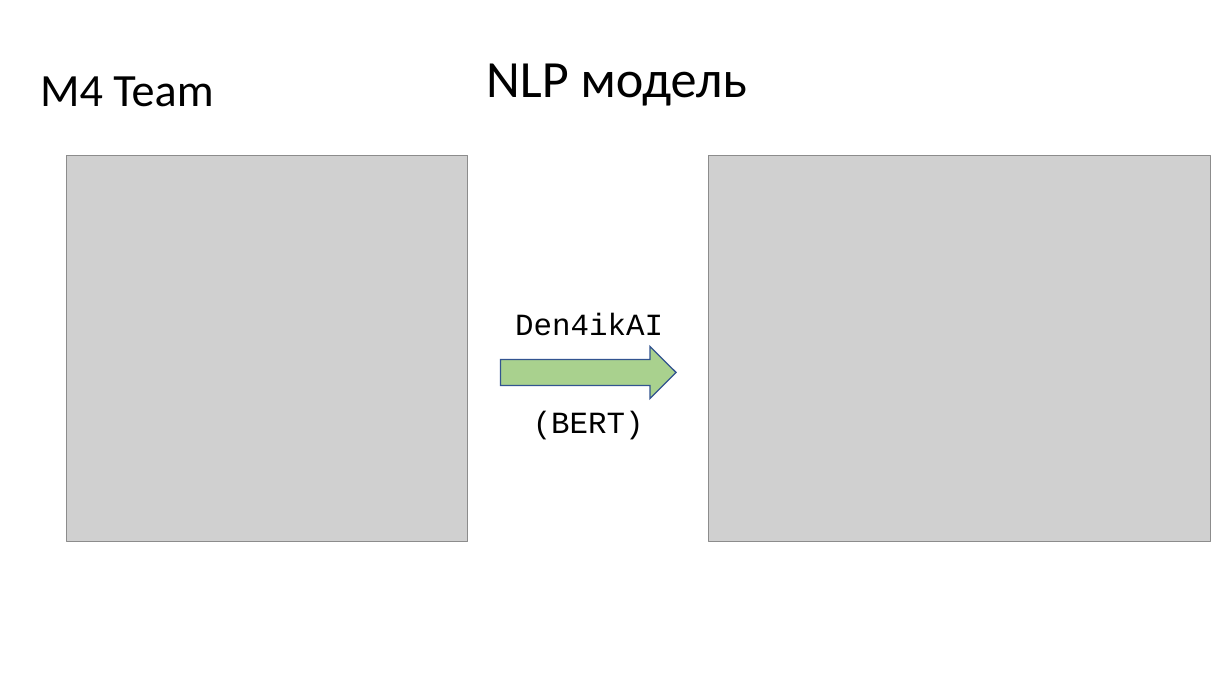
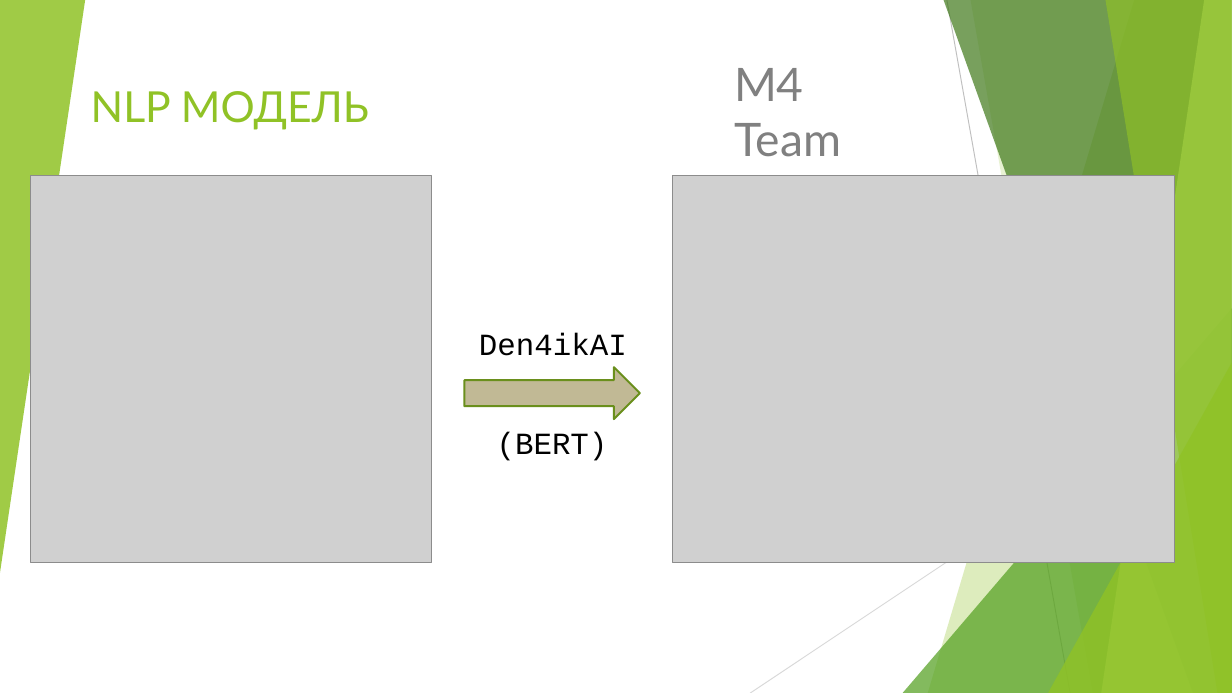
Before and after one commit to MikhailDemin/pet_projects, a slide deck: slide 6 of M4_Team_case_solution/result/M4_Team_final.pptx. Drawn at 1232x693 pixels with LibreOffice and Linux fonts; fonts in the diff are those of the drawing; grey boxes stand for pictures. Boxes give left, top, right and bottom in pixels: in the first picture for what was removed or moved away, otherwise in the second. Text is boxed around its words. In the diff, an @@ line names an element or a change of style, - is before the commit and + after.

```diff
--- a/M4_Team_case_solution/result/M4_Team_final.pptx
+++ b/M4_Team_case_solution/result/M4_Team_final.pptx
@@ group added at (0,0,1232,693): 5 freeform shapes, 3 triangles, 2 lines @@
@@ subtitle "M4 Team": place and size @@
-subtitle "M4 Team" at (40,76,213,107)
+subtitle "M4 Team" at (734,68,841,157)
@@ subtitle "M4 Team" at (734,68,841,157): font Calibri to Lato, text colour #000000 to #808080; line spacing 0.8 to 1 @@
@@ text at (91,91,369,130): text changed; size 40.7 to 33.3 pt; font Calibri to Lato; text colour #000000 to #90C226 @@
-NLP модель
+NLP МОДЕЛЬ
@@ 2 pictures, 2 texts, 1 right arrow: place and size @@
-2 pictures, 2 texts, 1 right arrow at (67,155,1211,543)
+2 pictures, 2 texts, 1 right arrow at (30,176,1175,563)
@@ right arrow at (465,367,640,419): fill #A9D18E to #C1B995; outline #325491 1 pt to #6B901C 1.5 pt @@
```
Also in this commit, not shown: 8 other slides changed, 1 slide added, 1 other file.
